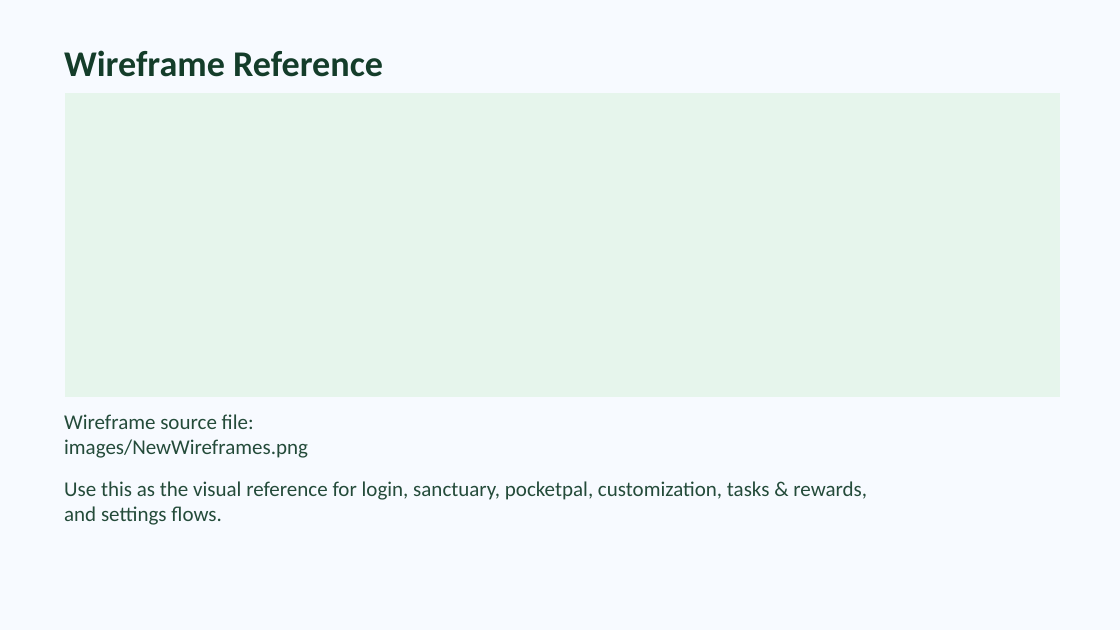
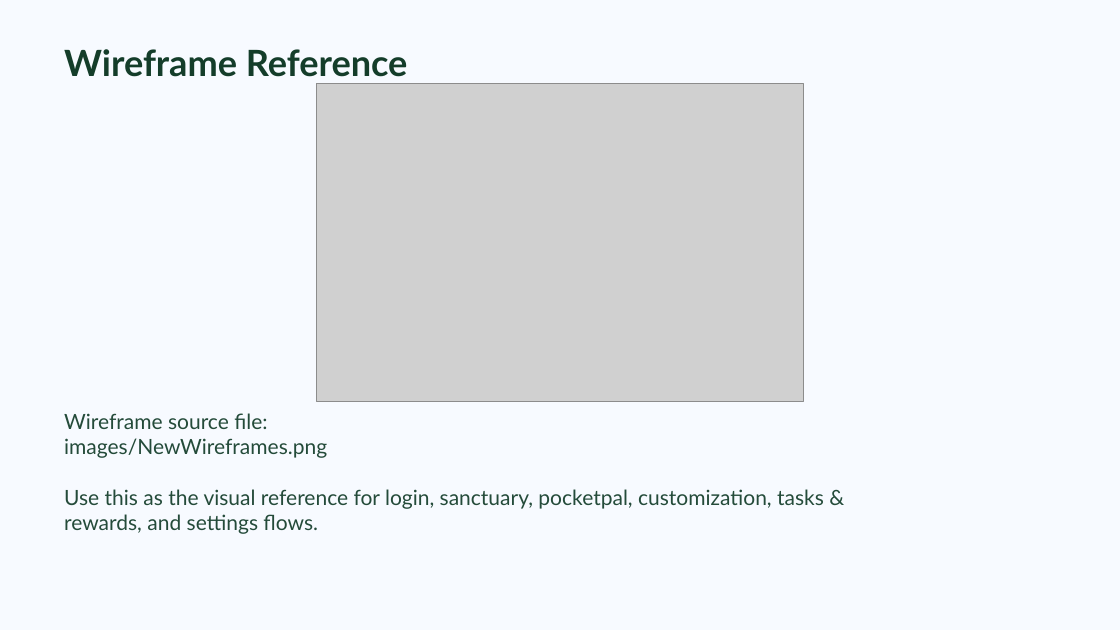
Before and after one commit to krissalinas92/PocketSanctuary, a slide deck: slide 9 of PocketSanctuary/PocketSanctuary-App-Overview.pptx. Drawn at 1120x630 pixels with LibreOffice and Linux fonts; fonts in the diff are those of the drawing; grey boxes stand for pictures. Boxes give left, top, right and bottom in pixels: in the first picture for what was removed or moved away, otherwise in the second. Text is boxed around its words. In the diff, an @@ line names an element or a change of style, - is before the commit and + after.

```diff
--- a/PocketSanctuary/PocketSanctuary-App-Overview.pptx
+++ b/PocketSanctuary/PocketSanctuary-App-Overview.pptx
@@ text "Wireframe Reference" at (x1=64, y1=49, x2=408, y2=77): font Calibri to Lato @@
@@ picture added at (x1=317, y1=83, x2=804, y2=402) @@
@@ rectangle removed at (x1=66, y1=94, x2=1060, y2=397) @@
@@ text "Wireframe source file:" at (x1=64, y1=413, x2=824, y2=534): font Calibri to Lato @@
```
Also in this commit, not shown: 8 other slides changed, 1 slide added, 14 other files.
